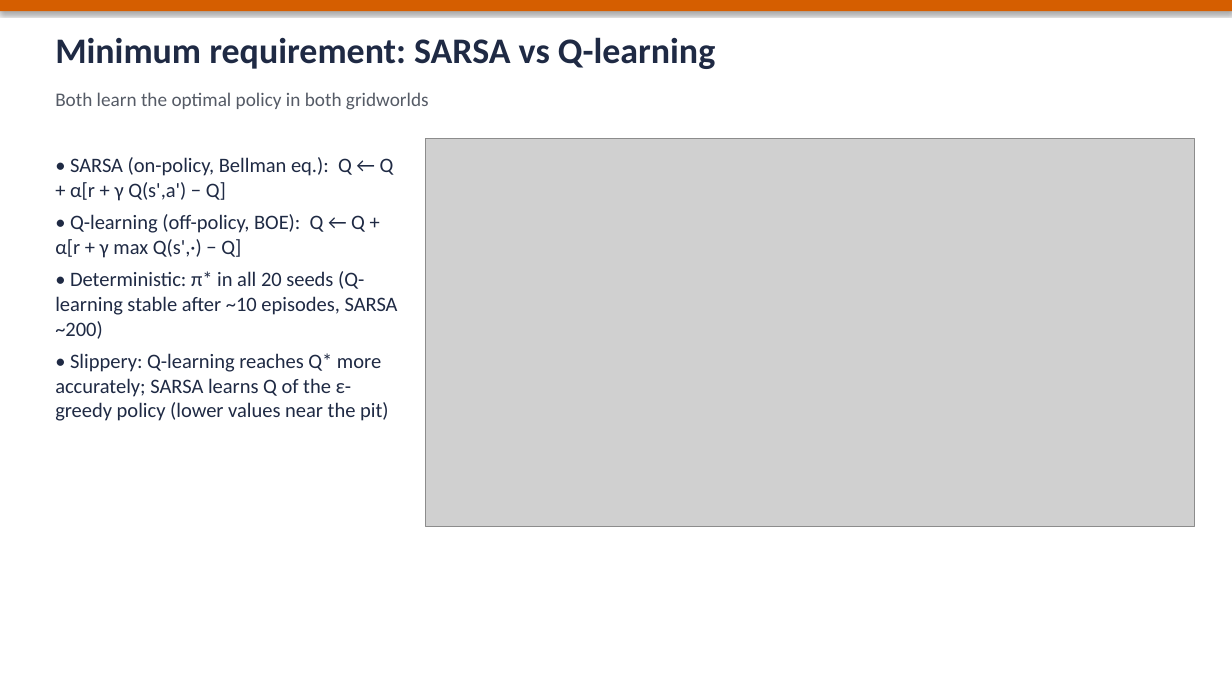
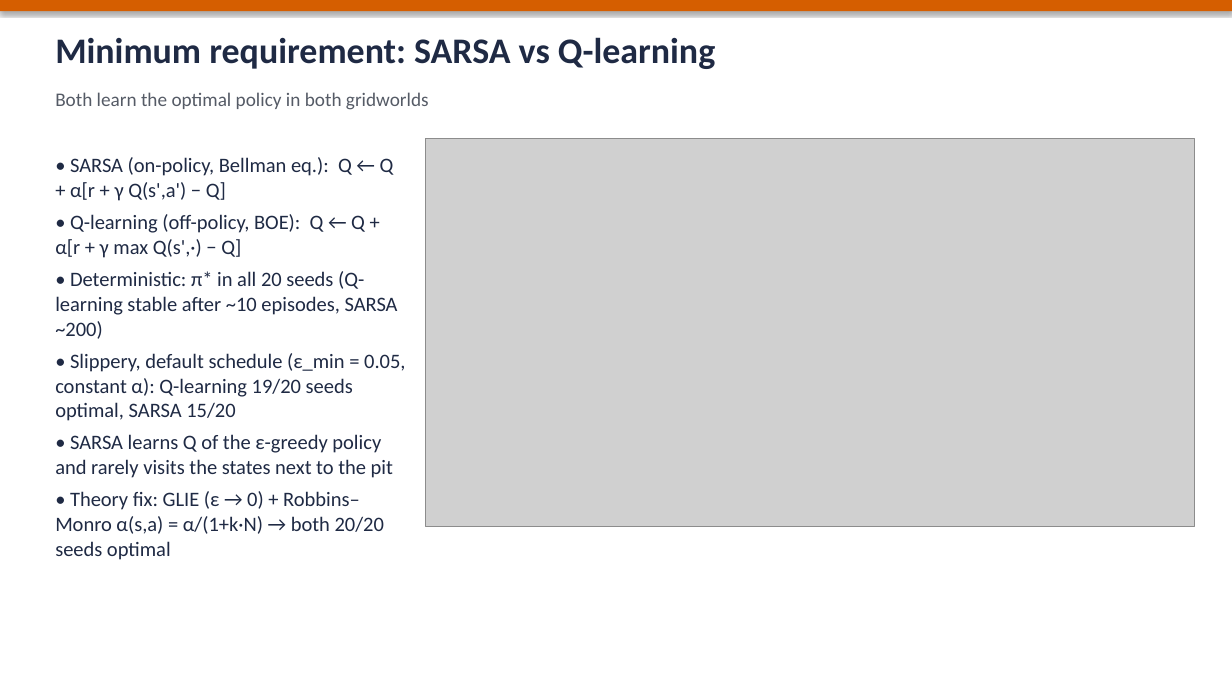
Before and after one commit to ElTiToRuiz/assignment-1, a slide deck: slide 3 of docs/presentation.pptx. Drawn at 1232x693 pixels with LibreOffice and Linux fonts; fonts in the diff are those of the drawing; grey boxes stand for pictures. Boxes give left, top, right and bottom in pixels: in the first picture for what was removed or moved away, otherwise in the second. Text is boxed around its words. In the diff, an @@ line names an element or a change of style, - is before the commit and + after.

Commit message:
SARSA/Q-learning convergence on slippery grid, policy iteration, docs
- Optional per-visit step size alpha/(1+k*N(s,a)) (Robbins-Monro) for
  SARSA, Q-learning and Expected SARSA
- exp1: convergent schedule (GLIE eps->0 + decaying alpha) reaches the
  optimal policy in 20/20 seeds for both SARSA and Q-learning
- Policy iteration in dp.py, with a test against value iteration
- README: convergent schedule, Optuna/SARSA explanation, small fixes
- THEORY.md: GLIE result, VI vs PI, section on extras beyond class
- Slides: updated results and two backup slides

```diff
--- a/docs/presentation.pptx
+++ b/docs/presentation.pptx
@@ text at bbox=[55, 353, 405, 560]: text changed @@
-• Slippery: Q-learning reaches Q* more accurately; SARSA learns Q of the ε-greedy policy (lower values near the pit)
+• Slippery, default schedule (ε_min = 0.05, constant α): Q-learning 19/20 seeds optimal, SARSA 15/20
+• SARSA learns Q of the ε-greedy policy and rarely visits the states next to the pit
+• Theory fix: GLIE (ε → 0) + Robbins–Monro α(s,a) = α/(1+k·N) → both 20/20 seeds optimal
```
Also in this commit, not shown: 2 other slides changed, 2 slides added, 15 other files.
